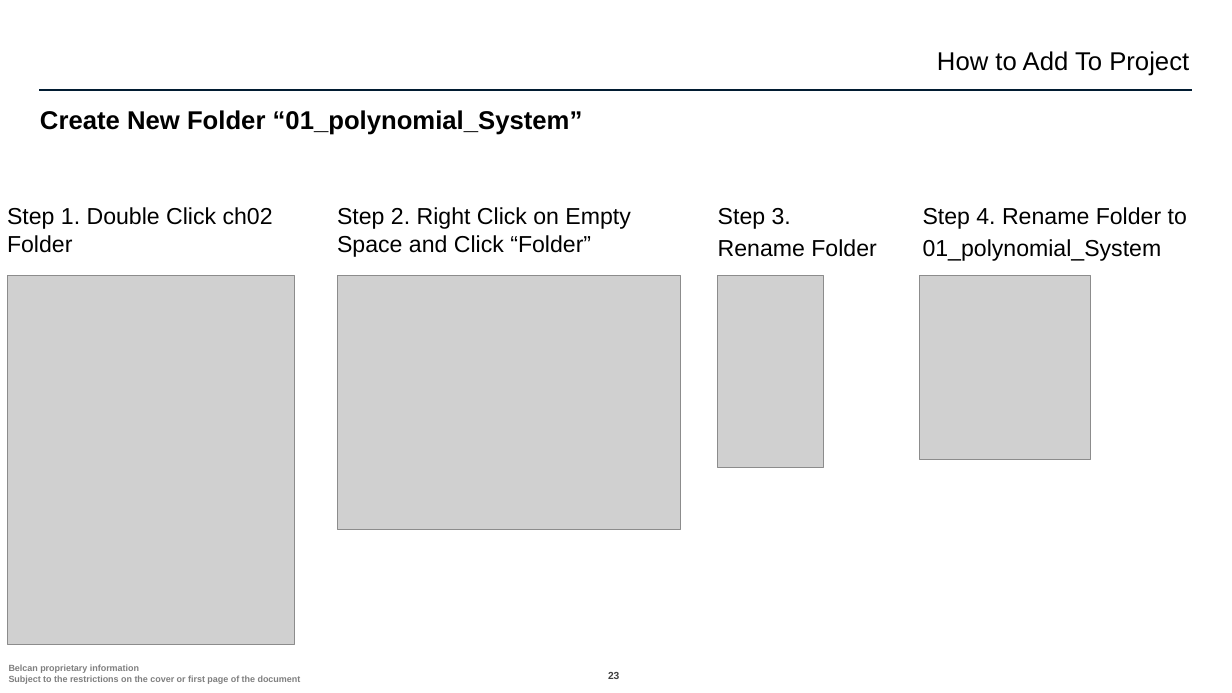
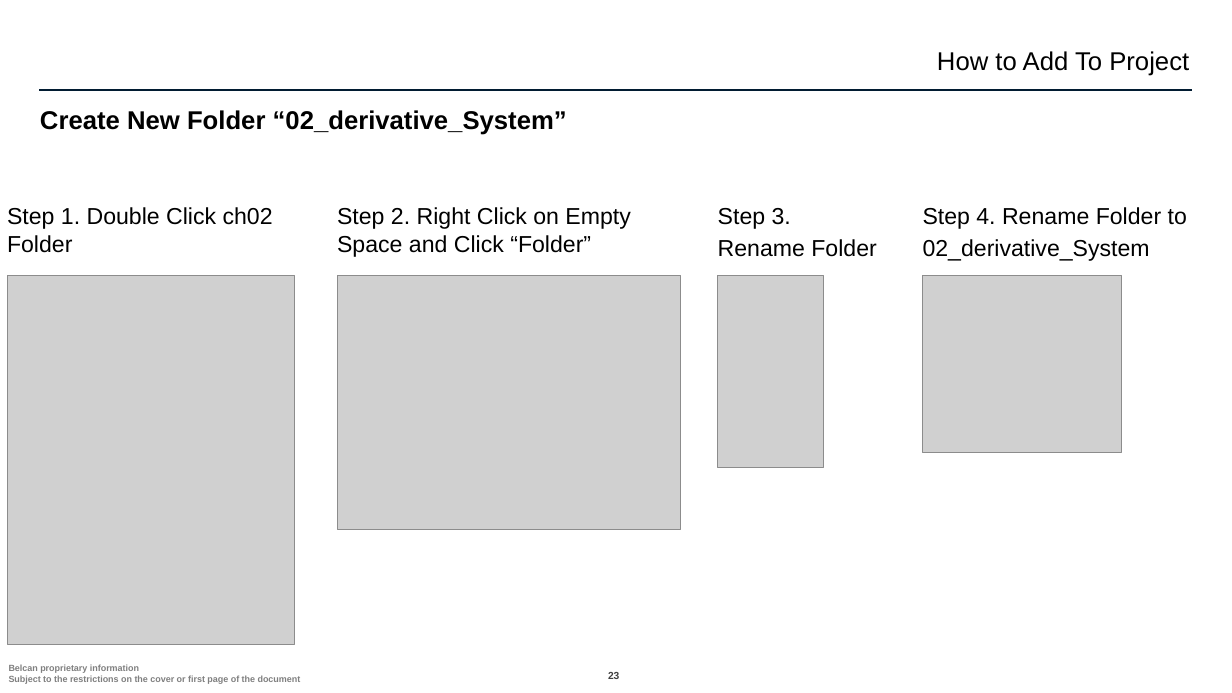
Before and after one commit to ntylerbelcan/aviation-controls-simulink-training-Belcan, a slide deck: slide 23 of ch02/02_derivative_System/Chapter 2 02_derivative_System.pptx. Drawn at 1232x693 pixels with LibreOffice and Linux fonts; fonts in the diff are those of the drawing; grey boxes stand for pictures; background and template pictures are left out. Boxes give left, top, right and bottom in pixels: in the first picture for what was removed or moved away, otherwise in the second. Text is boxed around its words. In the diff, an @@ line names an element or a change of style, - is before the commit and + after.

```diff
--- a/ch02/02_derivative_System/Chapter 2 02_derivative_System.pptx
+++ b/ch02/02_derivative_System/Chapter 2 02_derivative_System.pptx
@@ title at bbox=[40, 110, 567, 135]: text changed @@
-Create New Folder “01_polynomial_System”
+Create New Folder “02_derivative_System”
@@ text at bbox=[923, 239, 1150, 261]: text changed @@
-01_polynomial_System
+02_derivative_System
@@ picture: place and size @@
-picture at bbox=[920, 275, 1091, 460]
+picture at bbox=[922, 275, 1122, 452]
```
Also in this commit, not shown: 3 other slides changed, 3 other files.
